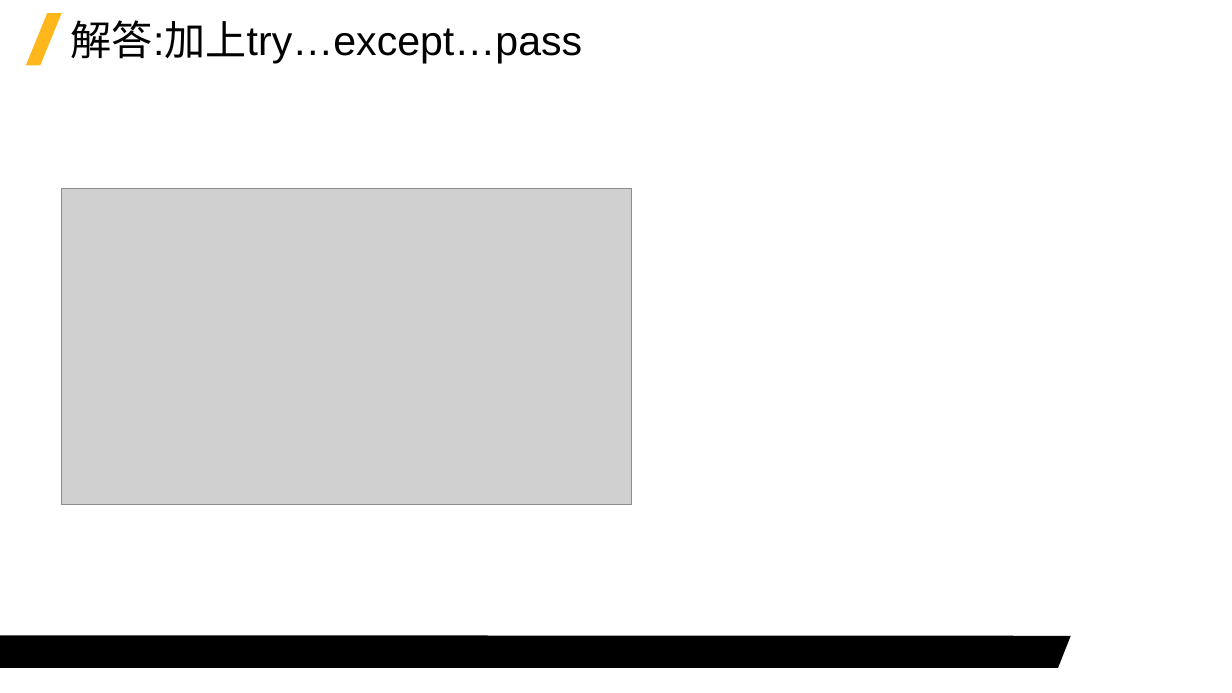
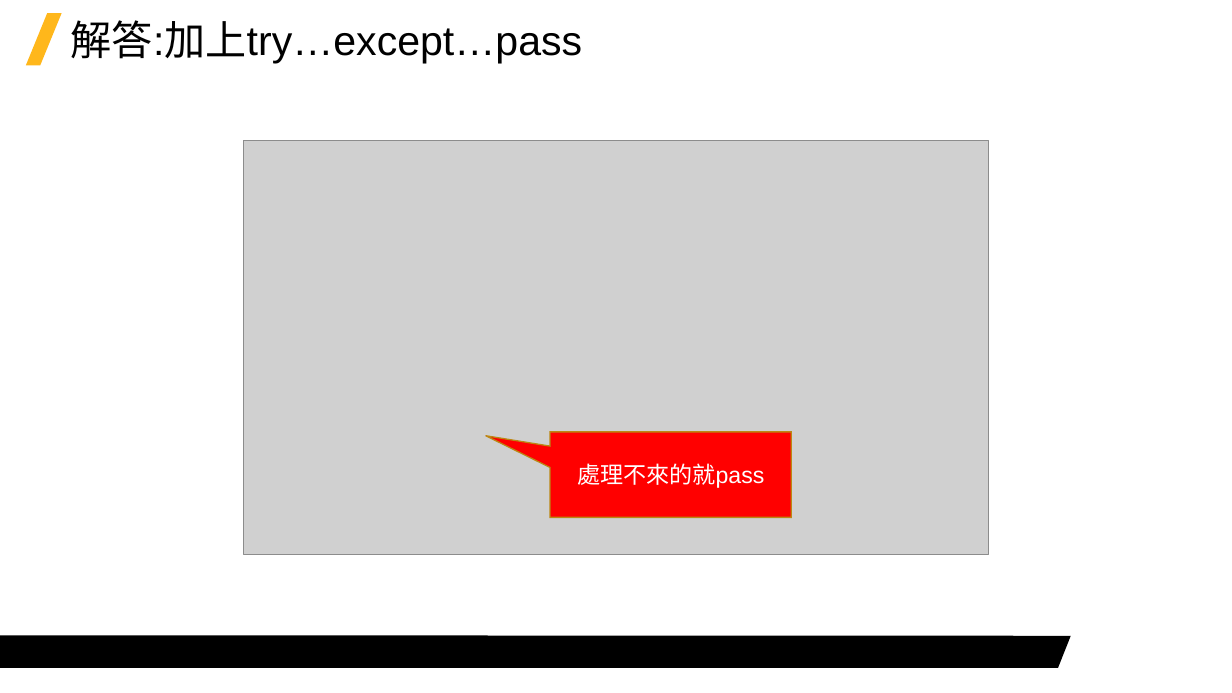
Before and after one commit to Jerrick-cheng/AEDT-Automation-Camp, a slide deck: slide 6 of 上課教材/Week4.pptx (slide 5 before the commit). Drawn at 1232x693 pixels with LibreOffice and Linux fonts; fonts in the diff are those of the drawing; grey boxes stand for pictures; background and template pictures are left out. Boxes give left, top, right and bottom in pixels: in the first picture for what was removed or moved away, otherwise in the second. Text is boxed around its words. In the diff, an @@ line names an element or a change of style, - is before the commit and + after.

```diff
--- a/上課教材/Week4.pptx
+++ b/上課教材/Week4.pptx
@@ picture resized from (x1=62, y1=189, x2=632, y2=505) to (x1=243, y1=140, x2=989, y2=555) @@
@@ speech box added at (x1=550, y1=432, x2=791, y2=518), fill #FF0000, outline #BD8714 1 pt, 18 pt, text #FFFFFF @@
+處理不來的就pass
```
Also in this commit, not shown: 4 other slides changed, 2 slides added, 5 other files.
